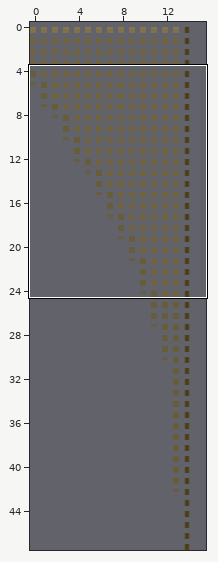
Tiled map -- scripts/world/maps/chapter1/farm_world/garden_ladder_slide/garden_ladder_slide.tmx. Above: a wide view before the commit, with the close-up outlined.
Close-up. Before the commit:
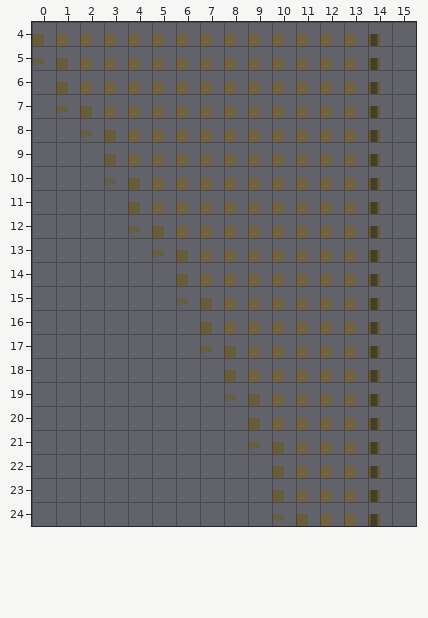
Cells are 40x40 px. Shown: x 0..15, y 4..24. The commit also changed other parts of the map, which this record leaves out.
After:
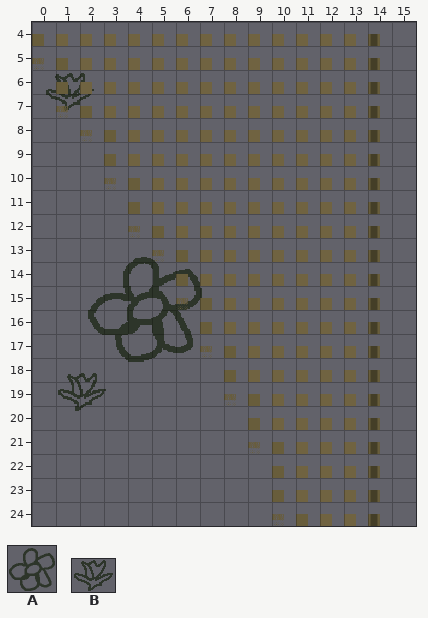
Key: from "farm_world_extras": A 19 "foreground_flower", B 23 "midground_flower".
Objects are placed by their top-left corner, in cells (3,4 is the top-left corner of cell 3,4); size is 1x1 cell unless given.
Difference:
Layer "deco/objects_midground" (added):
added: B "midground_flower" at 0.5,6.1 size 2.1x1.6
added: B "midground_flower" at 1,18.6 size 2.1x1.6
Layer "deco/objects_foreground" (added):
added: A "foreground_flower" at 2.2,13.6 size 4.9x4.7
